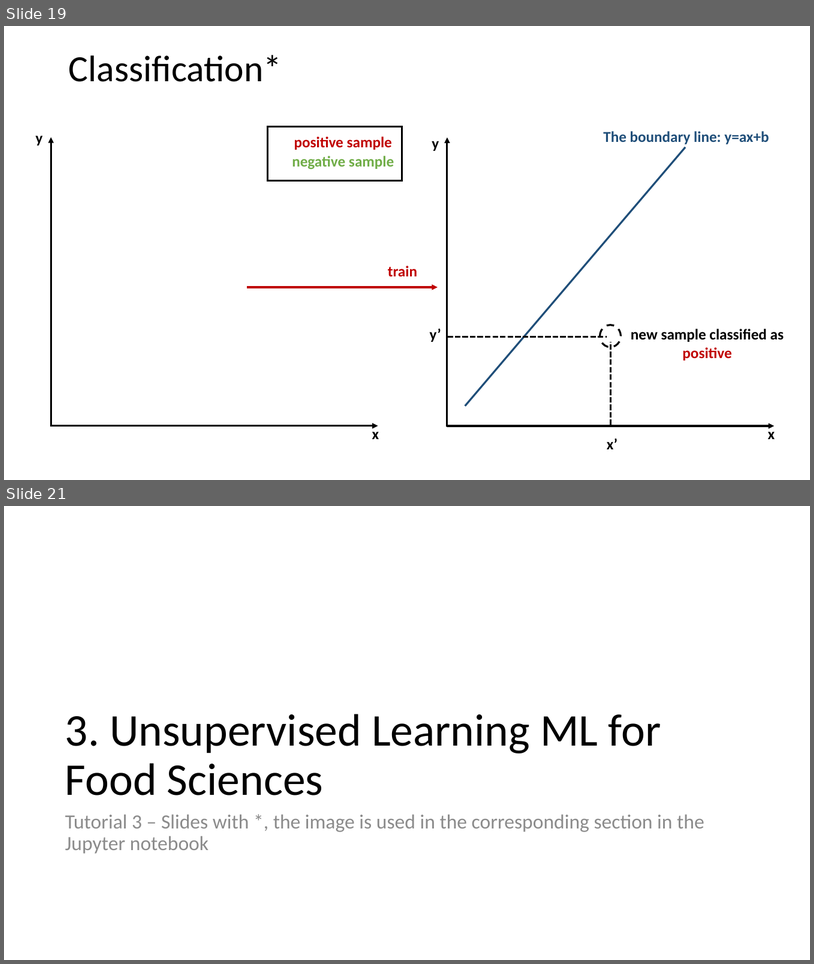
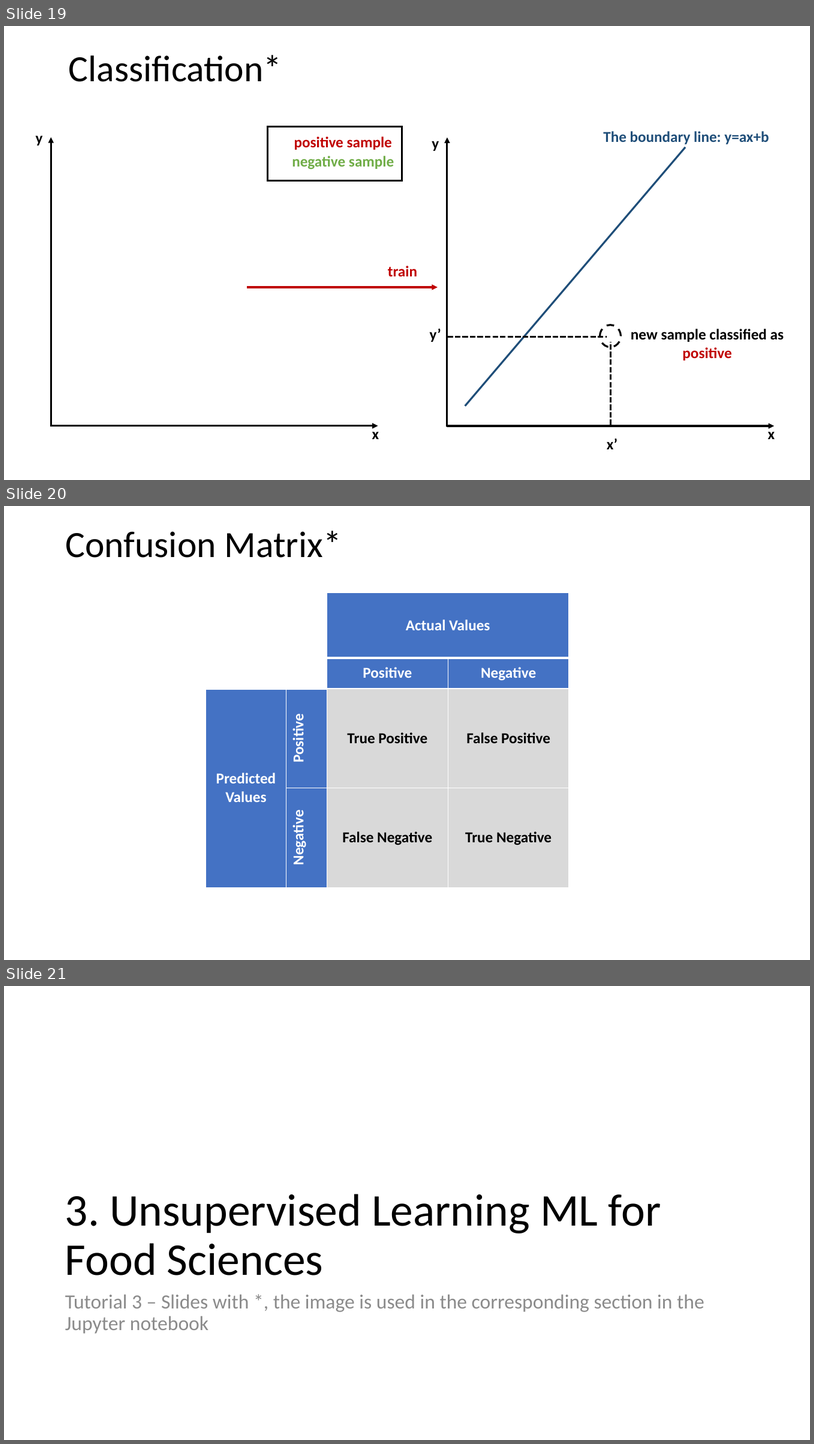
Before and after one commit to fsb-edu/ML4Food, a slide deck: images/Graphics of ML4Food.pptx. Shown one above the other, each under a label of ours: slides 19 and 21 before the commit, slides 19, 20 and 21 after it; the slides between them are not shown. The pictures are 814x964 and 814x1444 pixels, drawn with LibreOffice and Linux fonts; fonts in the diff are those of the drawing; background and template pictures are left out. Boxes give left, top, right and bottom in pixels: in the first picture for what was removed or moved away, otherwise in the second. Text is boxed around its words. In the diff, an @@ line names an element or a change of style, - is before the commit and + after.

```diff
--- a/images/Graphics of ML4Food.pptx
+++ b/images/Graphics of ML4Food.pptx
@@ slide 20 added at <box>4,506,810,960</box>, background #FFFFFF @@
@@ title added at <box>65,531,342,558</box>, 44 pt, text #000000 @@
+Confusion Matrix*
@@ table added at <box>206,593,570,887</box>, 4 rows, 4 columns @@
+ |  | Actual Values | 
+ |  | Positive | Negative
+Predicted Values | Positive | True Positive | False Positive
+ | Negative | False Negative | True Negative
```
Also in this commit, not shown: 1 slide changed, 1 slide removed, 7 other files.
